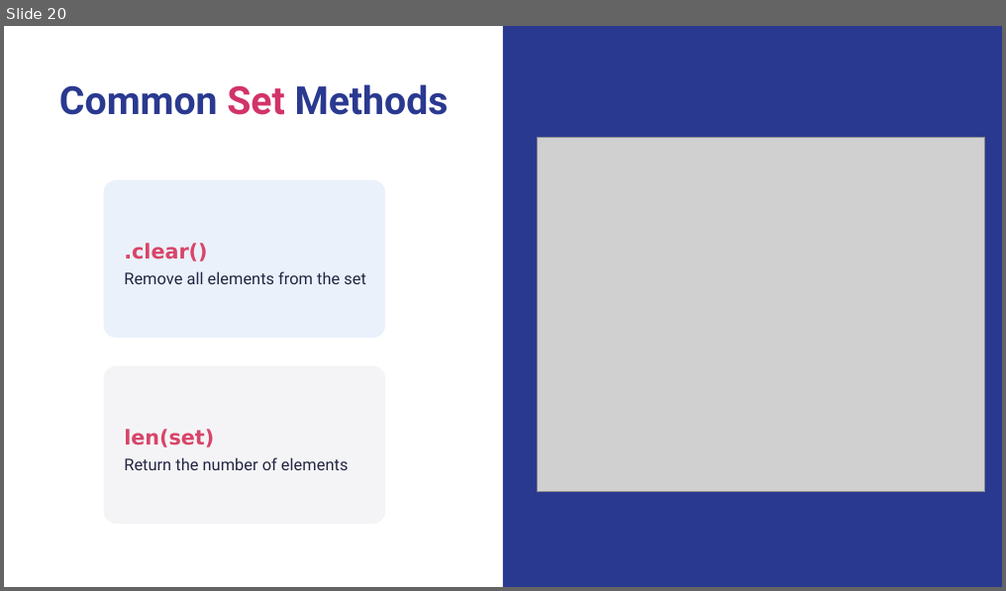
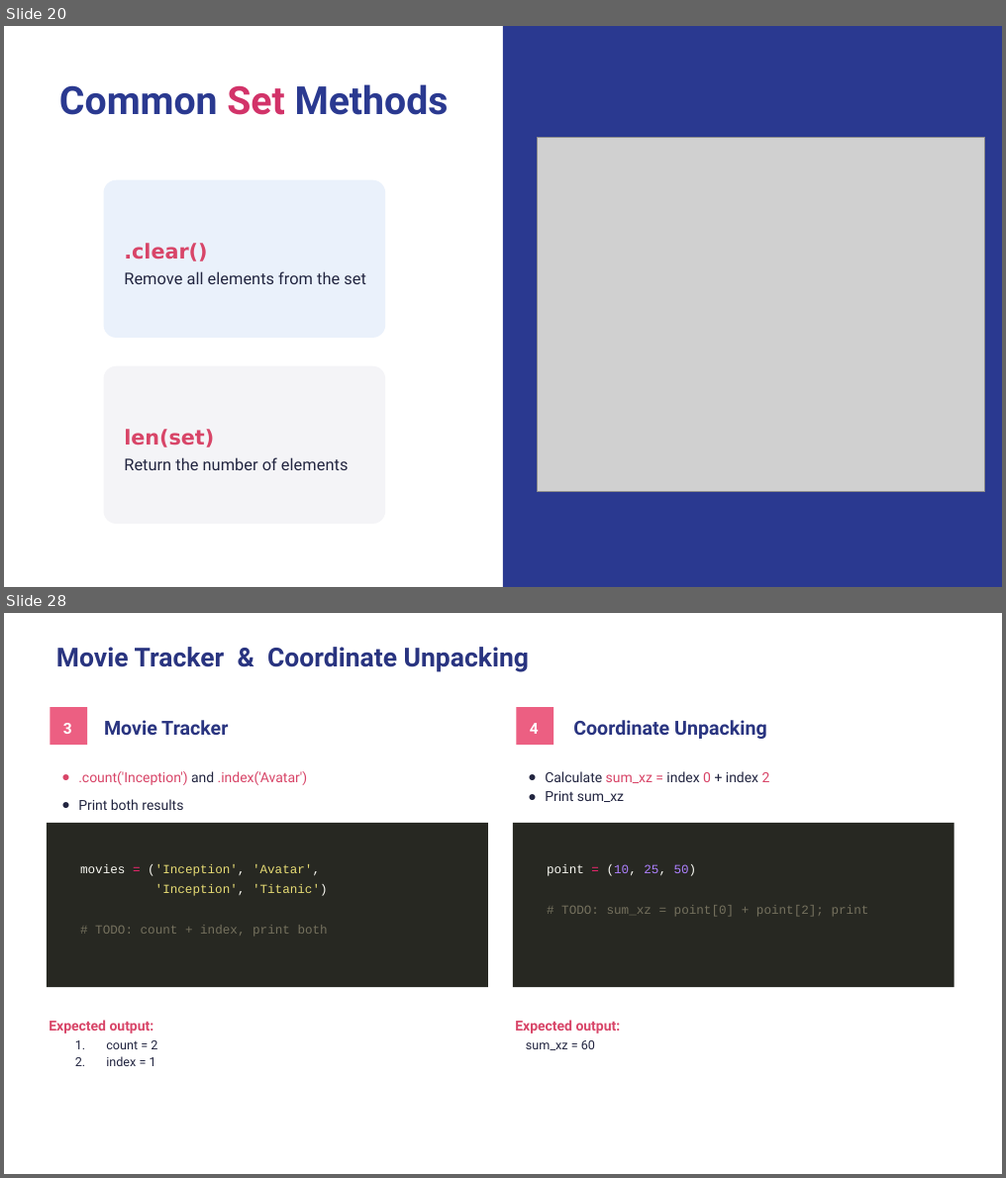
Before and after one commit to wg-training/wg-python-for-data-science-fundamental, a slide deck: slides/07 - Collections Data Types.pptx. Shown one above the other, each under a label of ours: slide 20 before the commit, slides 20 and 28 after it; the slides between them are not shown. The pictures are 1006x591 and 1006x1178 pixels, drawn with LibreOffice and Linux fonts; fonts in the diff are those of the drawing; grey boxes stand for pictures. Boxes give left, top, right and bottom in pixels: in the first picture for what was removed or moved away, otherwise in the second. Text is boxed around its words. In the diff, an @@ line names an element or a change of style, - is before the commit and + after.

```diff
--- a/slides/07 - Collections Data Types.pptx
+++ b/slides/07 - Collections Data Types.pptx
@@ slide 28 added at [4, 613, 1002, 1174], background #FFFFFF @@
@@ title added at [56, 647, 529, 672], 18.9 pt, text #293480, bold @@
+Movie Tracker & Coordinate Unpacking
@@ rectangle added at [50, 707, 88, 745], fill #EC5F82 @@
@@ text added at [63, 723, 72, 734], 11 pt, text #FFFFFF, bold @@
+3
@@ text added at [104, 720, 228, 735], 14 pt, text #293480, bold @@
+Movie Tracker
@@ rectangle added at [516, 707, 553, 745], fill #EC5F82 @@
@@ text added at [530, 723, 539, 734], 11 pt, text #FFFFFF, bold @@
+4
@@ text added at [573, 720, 767, 739], 14 pt, text #293480, bold @@
+Coordinate Unpacking
@@ text added at [78, 771, 308, 810], 10 pt, text #D84568 @@
+● .count('Inception') and .index('Avatar')
+● Print both results
@@ text added at [545, 771, 770, 802], 10 pt, text #222540 @@
+● Calculate sum_xz = index 0 + index 2
+● Print sum_xz
@@ rectangle added at [46, 823, 487, 987], fill #272822 @@
@@ rectangle added at [513, 823, 954, 987], fill #272822 @@
@@ text added at [80, 864, 328, 937], 9 pt, text #E6DB74 @@
+movies = ('Inception', 'Avatar',
+'Inception', 'Titanic')
+# TODO: count + index, print both
@@ text added at [547, 864, 869, 917], 9 pt, text #75715E @@
+point = (10, 25, 50)
+# TODO: sum_xz = point[0] + point[2]; print
@@ text added at [49, 1020, 154, 1034], 10 pt, text #D84568, bold @@
+Expected output:
@@ text added at [515, 1020, 621, 1034], 10 pt, text #D84568, bold @@
+Expected output:
@@ text added at [106, 1041, 157, 1066], 9 pt, text #222540 @@
+1. count = 2
+2. index = 1
@@ text added at [526, 1041, 595, 1051], 9 pt, text #222540 @@
+sum_xz = 60
```
Also in this commit, not shown: 9 slides changed, 4 other slides added, 3 other files.
